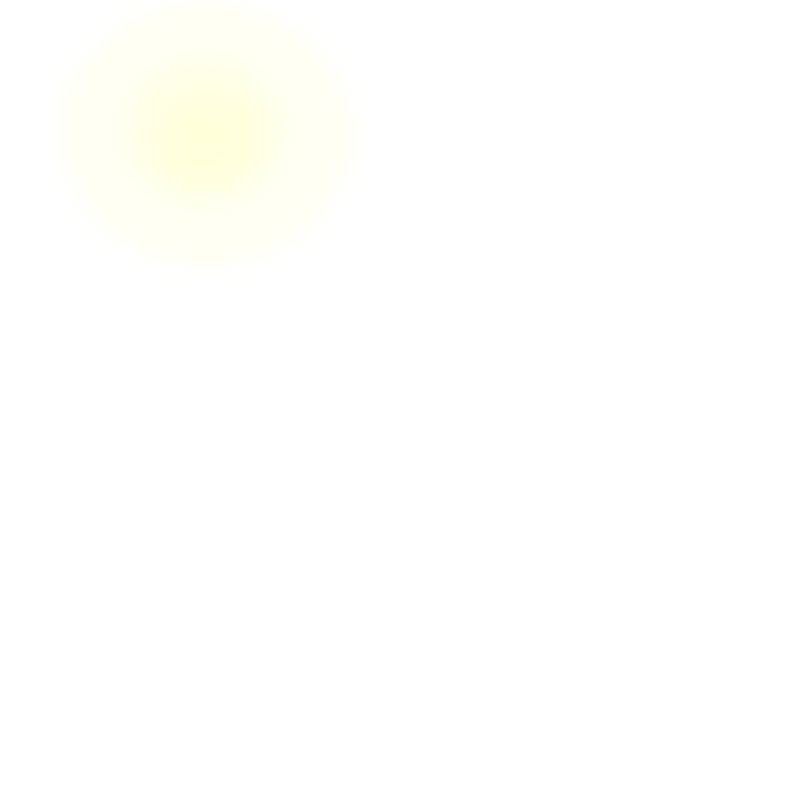
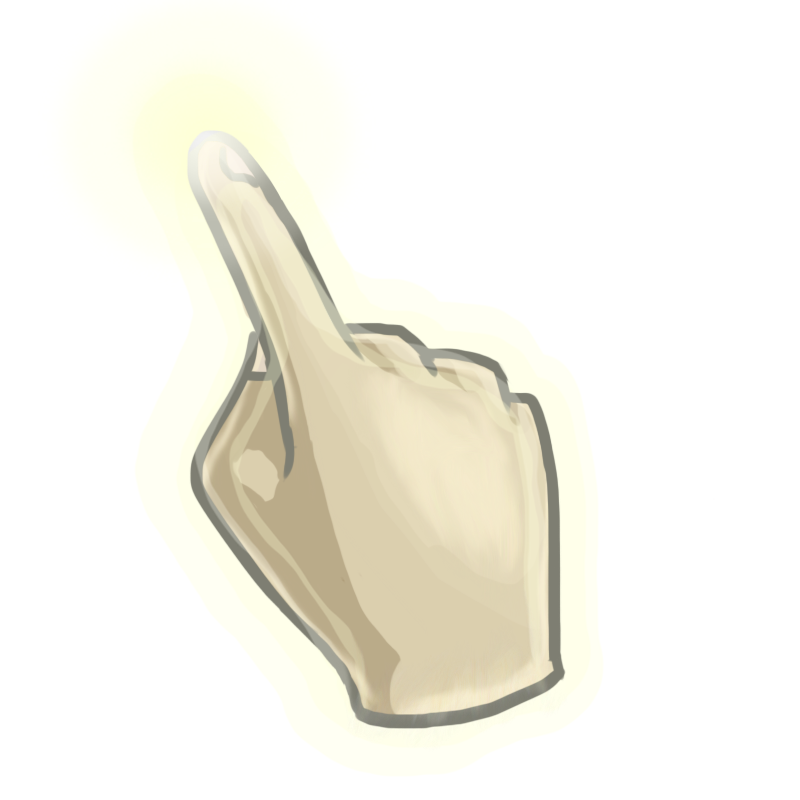
Comparing the layer stacks of the two w=800, h=800 images. Changes:
showed "Layer 6 copy" over [173, 129, 592, 752]
showed "Layer 6" over [133, 74, 604, 777]
showed "Layer 1" over [186, 129, 566, 729]
showed "Layer 2" over [190, 134, 604, 721]
